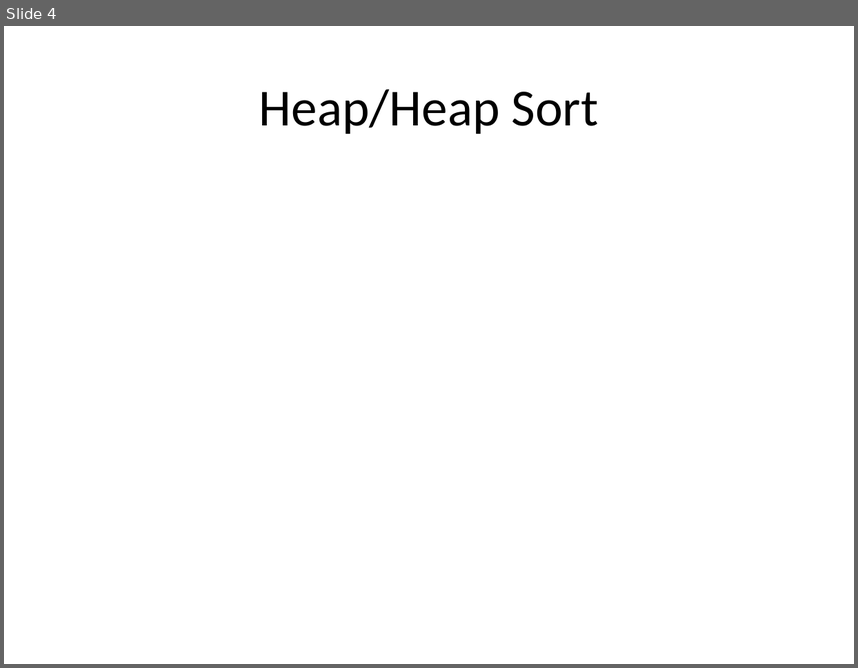
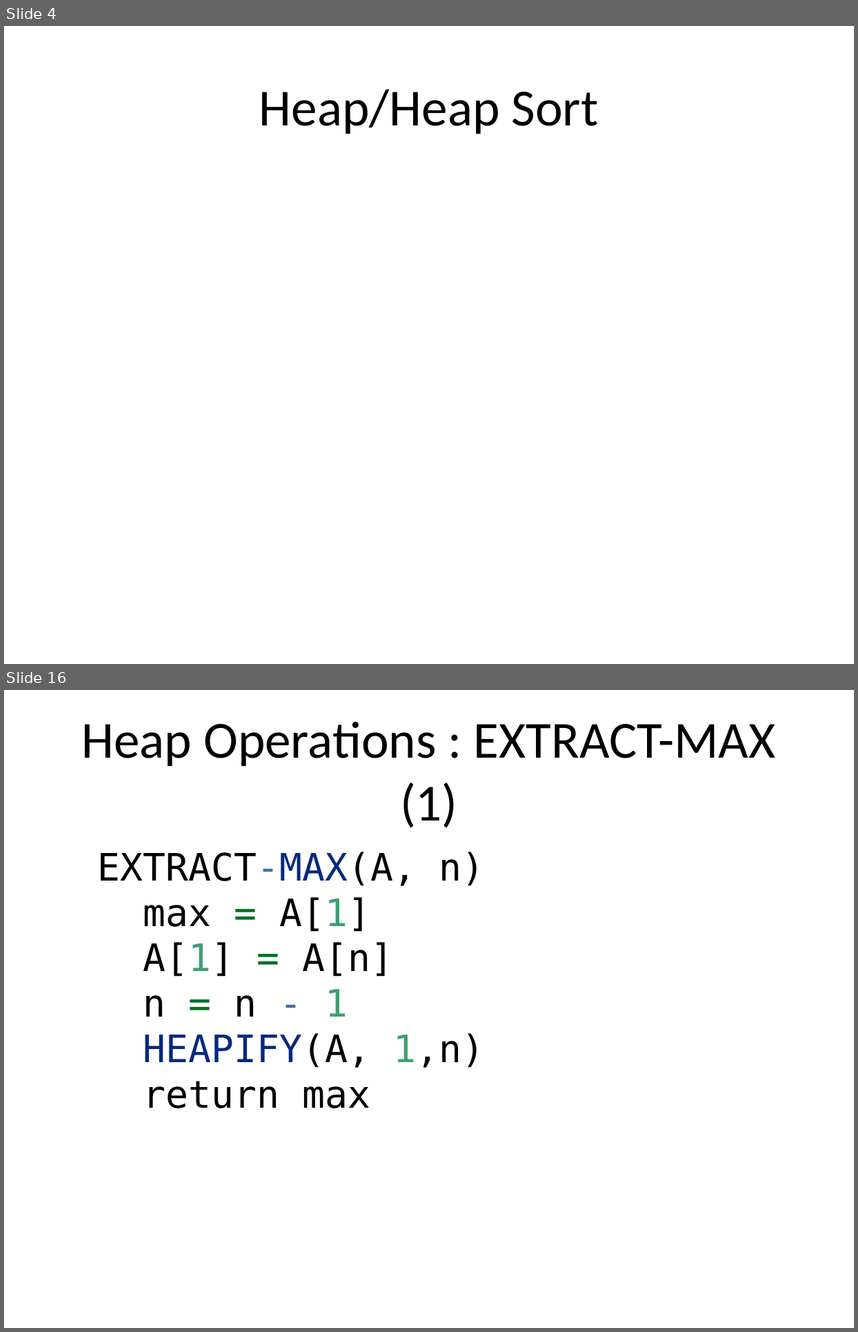
Before and after one commit to ucoruh/ce100-algorithms-and-programming-II, a slide deck: docs/week-4/ce100-week-4-heap.md_word.pptx. Shown one above the other, each under a label of ours: slide 4 before the commit, slides 4 and 16 after it; the slides between them are not shown. The pictures are 858x668 and 858x1332 pixels, drawn with LibreOffice and Linux fonts; fonts in the diff are those of the drawing. Boxes give left, top, right and bottom in pixels: in the first picture for what was removed or moved away, otherwise in the second. Text is boxed around its words. In the diff, an @@ line names an element or a change of style, - is before the commit and + after.

```diff
--- a/docs/week-4/ce100-week-4-heap.md_word.pptx
+++ b/docs/week-4/ce100-week-4-heap.md_word.pptx
@@ slide 16 added at (4, 690, 854, 1328), background #FFFFFF @@
@@ title added at (81, 722, 776, 828), 44 pt, text #000000 @@
+Heap Operations : EXTRACT-MAX (1)
@@ text added at (98, 851, 485, 1108), 32 pt, text #000000 @@
+EXTRACT-MAX(A, n)
+max = A[1]
+A[1] = A[n]
+n = n - 1
+HEAPIFY(A, 1,n)
+return max
```
Also in this commit, not shown: 2 slides changed, 32 other slides added, 25 other files.
